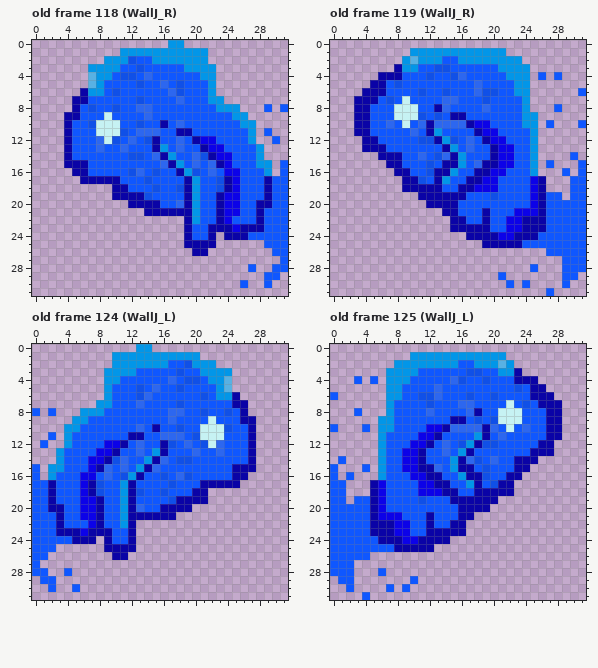
A pixel-art file gets an edit: Jaxwell/Assets/Art/Animation/Aseprites/Water_Element.aseprite. Above: the version before the commit.
32x32 pixels, 132 frames. Shown: old frame 118 (WallJ_R), old frame 119 (WallJ_R), old frame 124 (WallJ_L), old frame 125 (WallJ_L). The commit also changed other frames, which this record leaves out.
And afterwards:
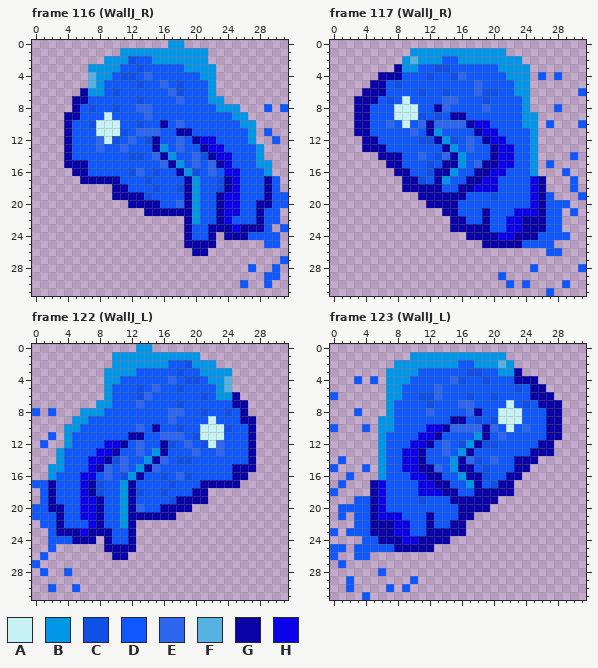
Palette (. is transparent): A #c6f2f3  B #0296e8  C #1050e7  D #0f57ff  E #2d67ef  F #58b1e3  G #0a03a6  H #0c02e8
From old to new:
frames 132 -> 130
Frame 116 (WallJ_R) against old frame 118 (WallJ_R), layer "Swoosh feet":
y 15..18: x 31 D -> .
y 21..22: x 31 D -> .
y 23: x 30 D -> .
y 24..25: x 31 D -> .
y 26: x 30..31 DD -> ..
y 28: x 31 D -> .
Frame 117 (WallJ_R) against old frame 119 (WallJ_R), layer "Swoosh feet":
y 15..18: x 31 D -> .
y 19: x 28 D -> .; x 30 D -> .
y 20: x 30..31 DD -> ..
y 21: x 29 D -> .; x 31 D -> .
y 22..23: x 29..31 DDD -> ...
y 24: x 30..31 DD -> ..
y 25: x 28..31 DDDD -> ....
y 26..27: x 29..31 DDD -> ...
y 28..29: x 29..30 DD -> ..
Frame 122 (WallJ_L) against old frame 124 (WallJ_L), layer "Swoosh feet":
y 15..16: x 0 D -> .
y 18..19: x 0 D -> .
y 22: x 0 D -> .
y 23..25: x 0..1 DD -> ..
y 26: x 0 D -> .
y 28: x 0 D -> .
y 29: x 1..2 DD -> ..
Frame 123 (WallJ_L) against old frame 125 (WallJ_L), layer "Swoosh feet":
y 16..17: x 0 D -> .
y 18: x 1 D -> .
y 19: x 0..1 DD -> ..
y 20: x 0 D -> .
y 21: x 0 D -> .; x 2 D -> .
y 22: x 0..2 DDD -> ...
y 23: x 1 D -> .
y 24: x 0..3 DDDD -> ....
y 25: x 2 D -> .
y 26: x 1..2 DD -> ..
y 27: x 0 D -> .; x 2 D -> .
y 28: x 0..2 DDD -> ...
y 29: x 1 D -> .
Where, in picture pixels (left, top, right, bottom), the same in both pictures:
erased: (272, 160, 288, 272)
erased: (554, 160, 586, 280)
erased: (32, 464, 56, 584)
erased: (330, 472, 362, 584)
